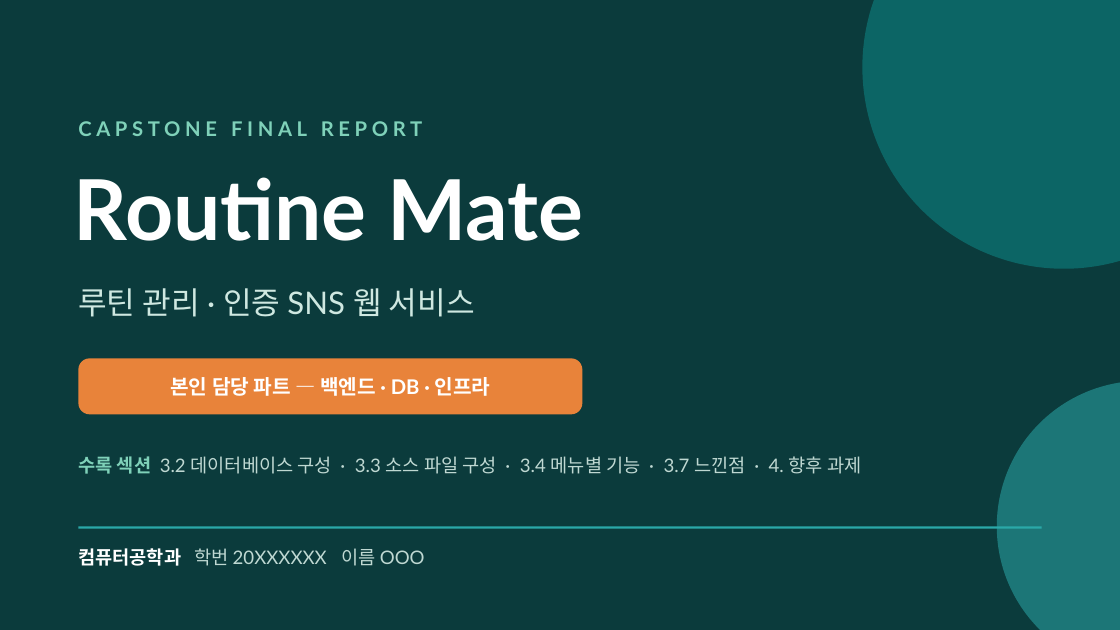
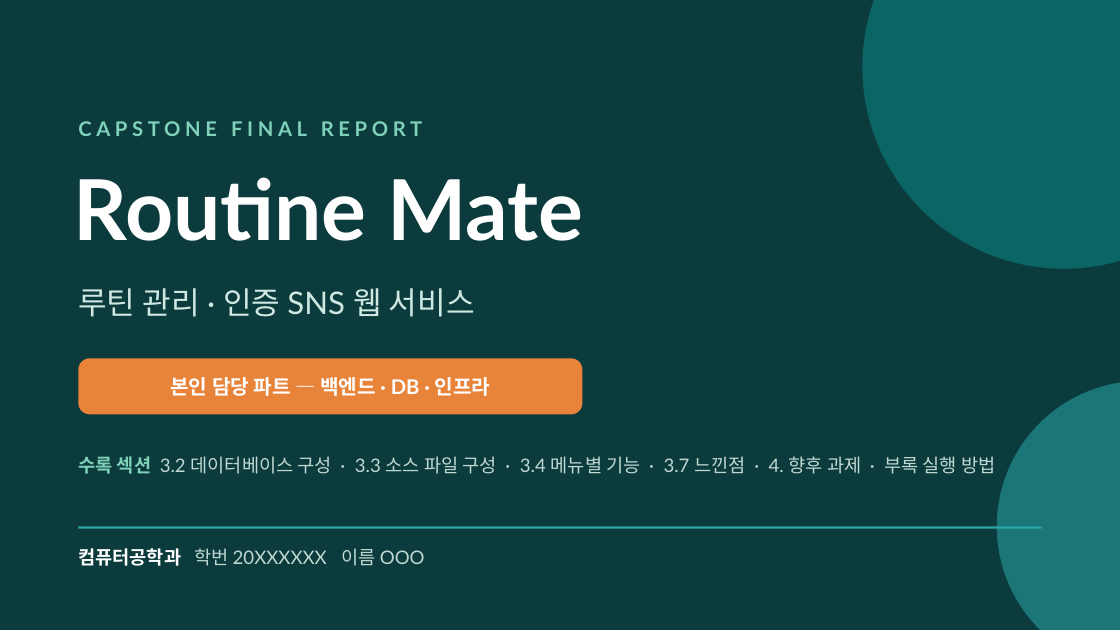
Before and after one commit to junseoja/capston, a slide deck: slide 1 of docs/report/deliverable/RoutineMate_본인담당파트.pptx. Drawn at 1120x630 pixels with LibreOffice and Linux fonts; fonts in the diff are those of the drawing. Boxes give left, top, right and bottom in pixels: in the first picture for what was removed or moved away, otherwise in the second. Text is boxed around its words. In the diff, an @@ line names an element or a change of style, - is before the commit and + after.

Commit message:
문서파일업뎃2

```diff
--- a/docs/report/deliverable/RoutineMate_본인담당파트.pptx
+++ b/docs/report/deliverable/RoutineMate_본인담당파트.pptx
@@ text at box(78, 456, 995, 474): text changed @@
-수록 섹션 3.2 데이터베이스 구성 · 3.3 소스 파일 구성 · 3.4 메뉴별 기능 · 3.7 느낀점 · 4. 향후 과제
+수록 섹션 3.2 데이터베이스 구성 · 3.3 소스 파일 구성 · 3.4 메뉴별 기능 · 3.7 느낀점 · 4. 향후 과제 · 부록 실행 방법
```
Also in this commit, not shown: 13 other slides changed, 2 slides added, 13 other files.
